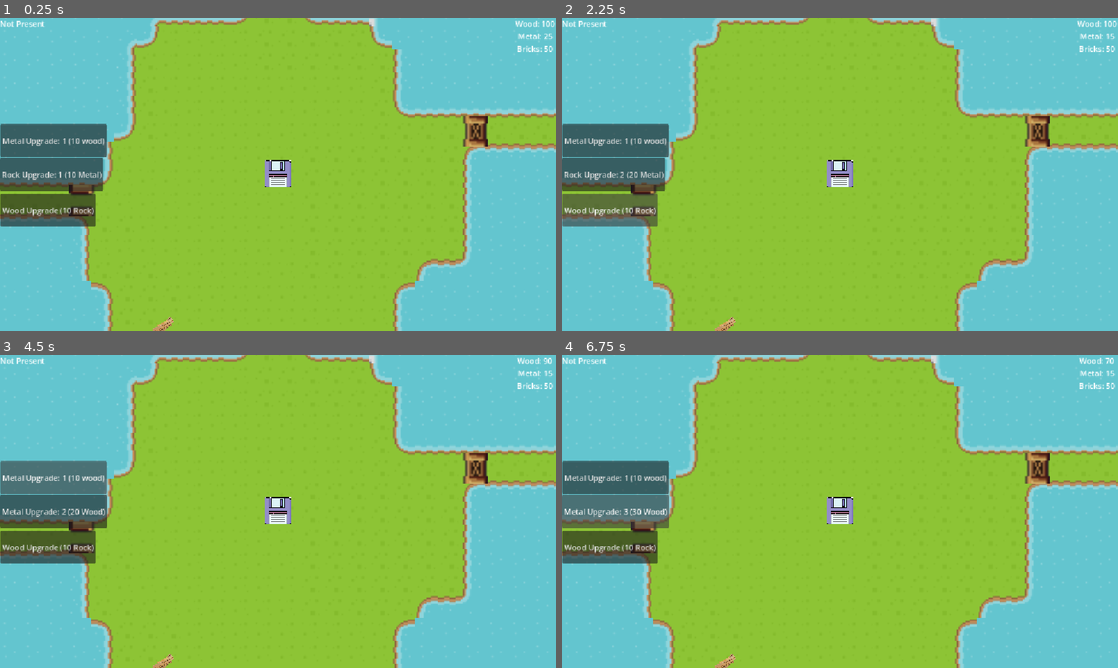
Above: before the commit, frames 1-4 (two rows, left to right).
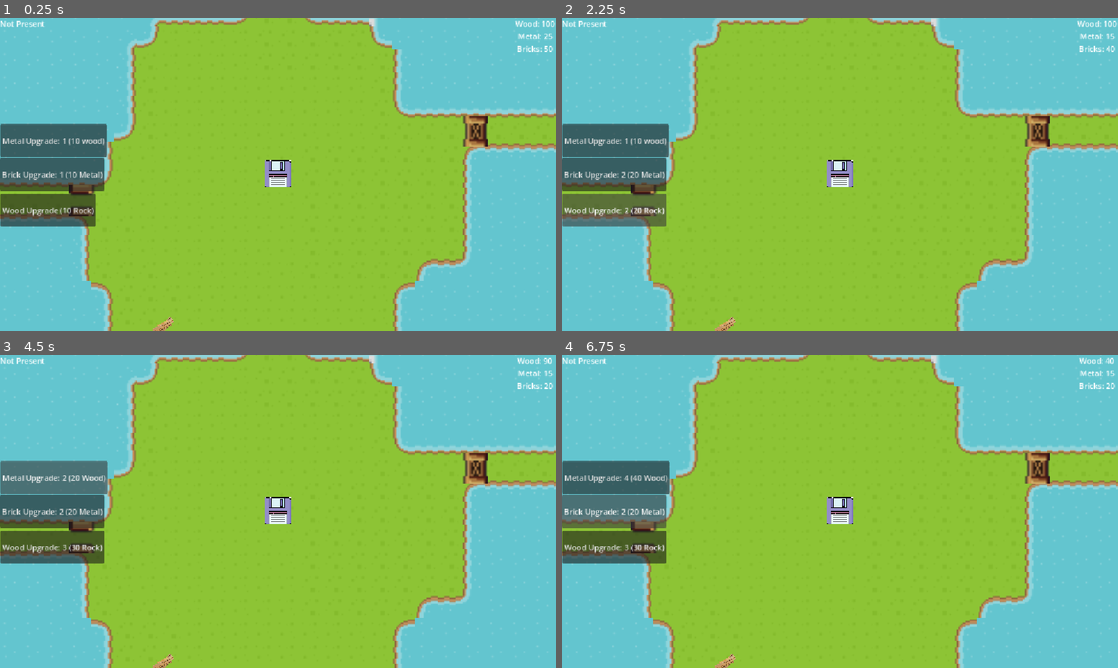
Above: after the commit, the same moments.

Repository: wrac4242/guh26
Game: Godot game, scene res://top_scene.tscn
The game is run twice, just before and just after one commit, with the same random seed, the same clock (stepped at 60 frames per second) and the same inputs.
Inputs:
- Up to frame 1 (0.25 s): no input
- Up to frame 2 (2.25 s): click "Rock Upgrade: 1 (10 Metal)" (after the commit: "Brick Upgrade: 1 (10 Metal)") at 0.5 s; click "Rock Upgrade: 2 (20 Metal)" (after the commit: "Brick Upgrade: 2 (20 Metal)") at 1.25 s; click "Wood Upgrade (10 Rock)" at 2 s
- Up to frame 3 (4.5 s): click "Wood Upgrade (10 Rock)" (after the commit: "Wood Upgrade: 2 (20 Rock)") at 2.75 s; click "Wood Upgrade (10 Rock)" (after the commit: "Wood Upgrade: 3 (30 Rock)") at 3.5 s; click "Metal Upgrade: 1 (10 wood)" at 4.25 s
- Up to frame 4 (6.75 s): click "Metal Upgrade: 2 (20 Wood)" at 5 s; click "Metal Upgrade: 1 (10 wood)" (after the commit: "Metal Upgrade: 3 (30 Wood)") at 5.75 s; click "Metal Upgrade: 3 (30 Wood)" (after the commit: "Brick Upgrade: 2 (20 Metal)") at 6.5 s

The runs differ from the first frame. In frame 1, 0.3% of the frame differs, in the area x 0-19%, y 44-56%; in frame 2, 0.5%; in frame 3, 0.7%; in frame 4, 0.7%, in the area x 0-99%, y 0-67%.

Commit message:
aaaa

Diff:
--- a/game/hud.gd
+++ b/game/hud.gd
@@ -40,18 +40,18 @@
 		return
 	WorldState.remove_resource("metal", 10*rock_upgrade)
 	rock_upgrade += 1
-	$RockUpgrade.text = "Rock Upgrade: %s (%s Metal)" % [ rock_upgrade, rock_upgrade * 10 ]
+	$RockUpgrade.text = "Brick Upgrade: %s (%s Metal)" % [ rock_upgrade, rock_upgrade * 10 ]
 	$RockUpgrade.show()
 
 
 func wupgrade() -> void:
-	print(WorldState.get_resource_amount("rock"))
-	if WorldState.get_resource_amount("rock") < 10*  wood_upgrade:
+	print(WorldState.get_resource_amount("brick"))
+	if WorldState.get_resource_amount("brick") < 10*  wood_upgrade:
 		return
-	WorldState.remove_resource("rock", 10*wood_upgrade)
+	WorldState.remove_resource("brick", 10*wood_upgrade)
 	wood_upgrade += 1
-	$RockUpgrade.text = "Wood Upgrade: %s (%s Rock)" % [ wood_upgrade, wood_upgrade * 10 ]
-	$RockUpgrade.show()
+	$WoodUpgrade.text = "Wood Upgrade: %s (%s Rock)" % [ wood_upgrade, wood_upgrade * 10 ]
+	$WoodUpgrade.show()
 
 func mupgrade() -> void:
 	print(WorldState.get_resource_amount("wood"))
@@ -59,5 +59,5 @@
 		return
 	WorldState.remove_resource("wood", 10*metal_upgrade)
 	metal_upgrade += 1
-	$RockUpgrade.text = "Metal Upgrade: %s (%s Wood)" % [ metal_upgrade, metal_upgrade * 10 ]
-	$RockUpgrade.show()
+	$MetalUpgrade.text = "Metal Upgrade: %s (%s Wood)" % [ metal_upgrade, metal_upgrade * 10 ]
+	$MetalUpgrade.show()
--- a/game/hud.tscn
+++ b/game/hud.tscn
@@ -32,7 +32,7 @@
 offset_bottom = 34.0
 grow_vertical = 2
 action_mode = 0
-text = "Rock Upgrade: 1 (10 Metal)"
+text = "Brick Upgrade: 1 (10 Metal)"
 
 [node name="WoodUpgrade" type="Button" parent="." unique_id=1283813449]
 anchors_preset = 4
